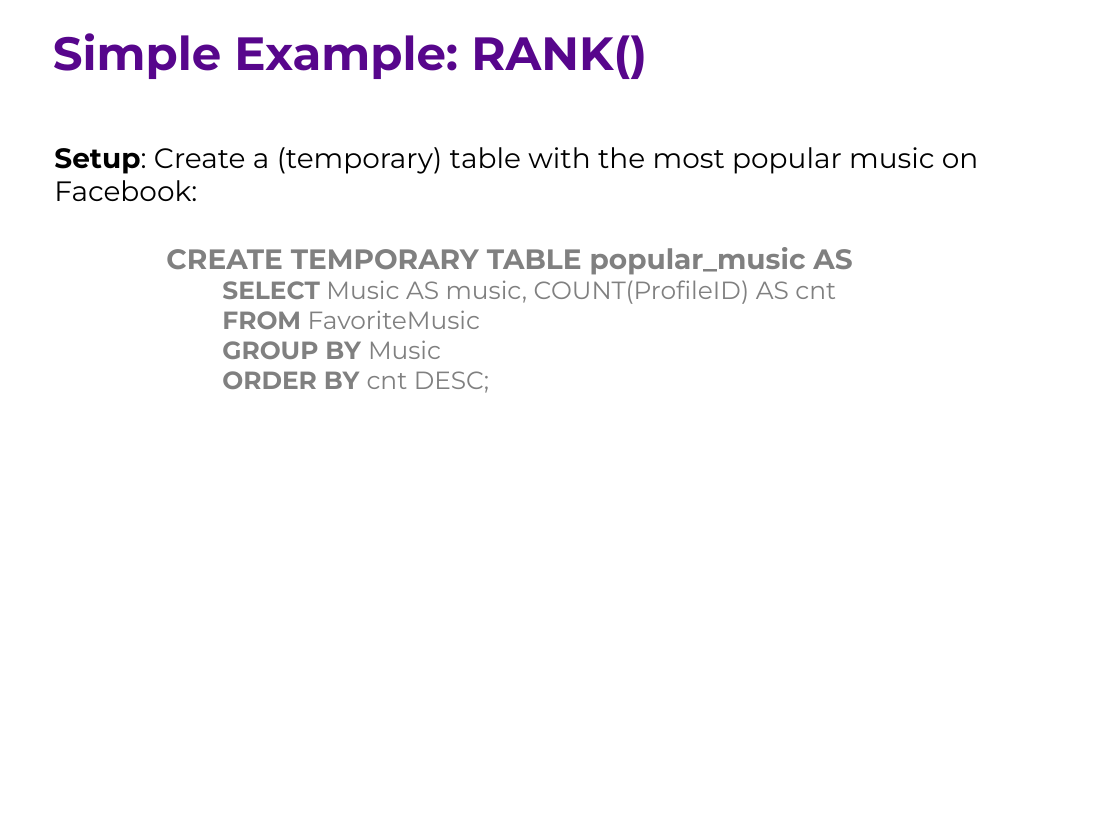
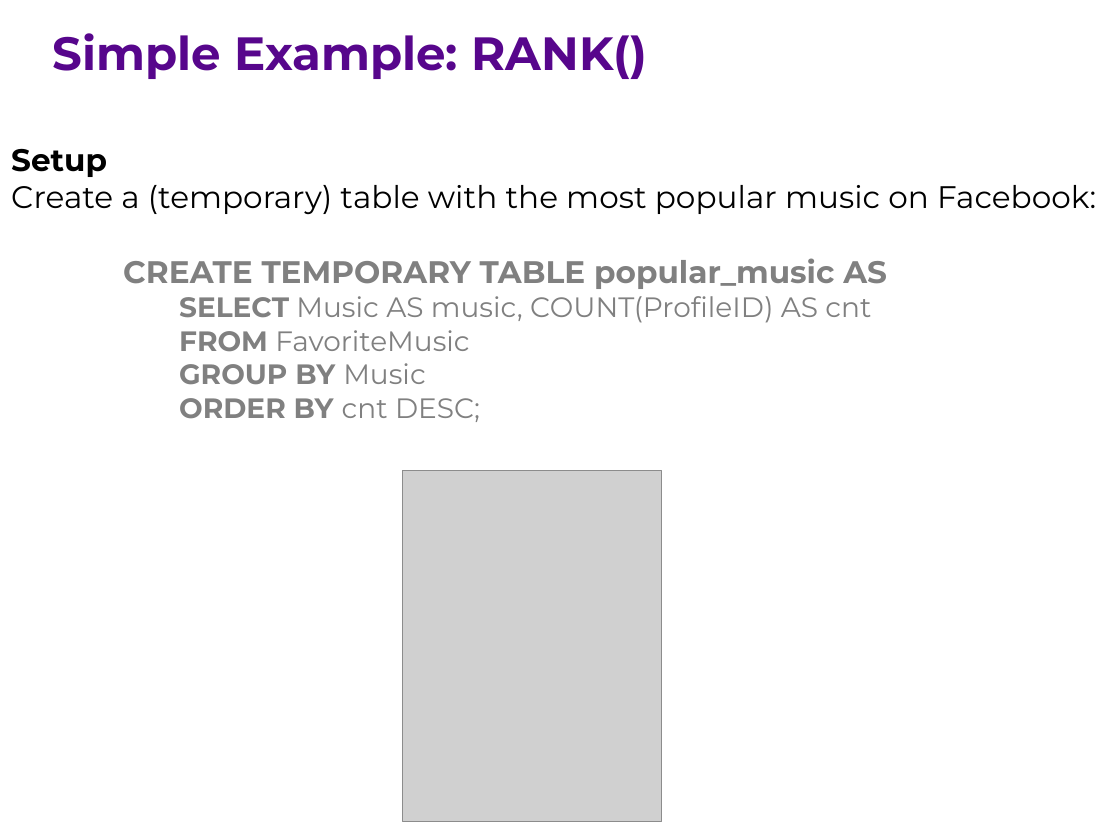
Before and after one commit to ipeirotis/introduction-to-databases, a slide deck: slide 4 of session7/G-Window_queries.pptx (slide 5 before the commit). Drawn at 1120x840 pixels with LibreOffice and Linux fonts; fonts in the diff are those of the drawing; grey boxes stand for pictures. Boxes give left, top, right and bottom in pixels: in the first picture for what was removed or moved away, otherwise in the second. Text is boxed around its words. In the diff, an @@ line names an element or a change of style, - is before the commit and + after.

```diff
--- a/session7/G-Window_queries.pptx
+++ b/session7/G-Window_queries.pptx
@@ text "Setup": place and size @@
-text "Setup" at [54,147,979,393]
+text "Setup" at [11,149,1096,422]
@@ text at [11,149,1096,214]: text changed; size 18 to 20 pt @@
-Setup: Create a (temporary) table with the most popular music on Facebook:
+Setup
+Create a (temporary) table with the most popular music on Facebook:
@@ text at [123,258,887,422]: size 18 to 20 pt in "CREATE TEMPORARY TABLE popular_music AS"; size 16 to 18 pt in "SELECT Music AS music, COUNT(ProfileID) AS cnt", "FROM FavoriteMusic", "GROUP BY Music", "ORDER BY cnt DESC;" @@
@@ picture added at [403,470,662,822] @@
```
Also in this commit, not shown: 6 other slides changed, 9 slides added, 2 slides removed.
